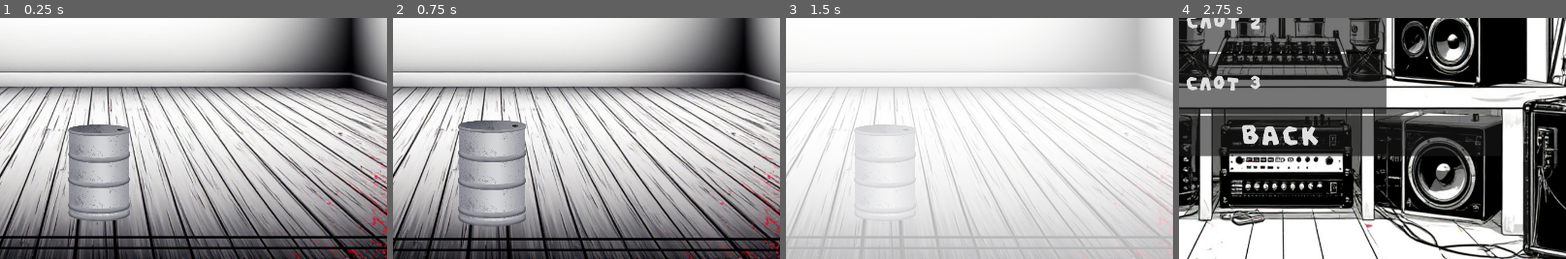
Above: before the commit, frames 1-4 (left to right).
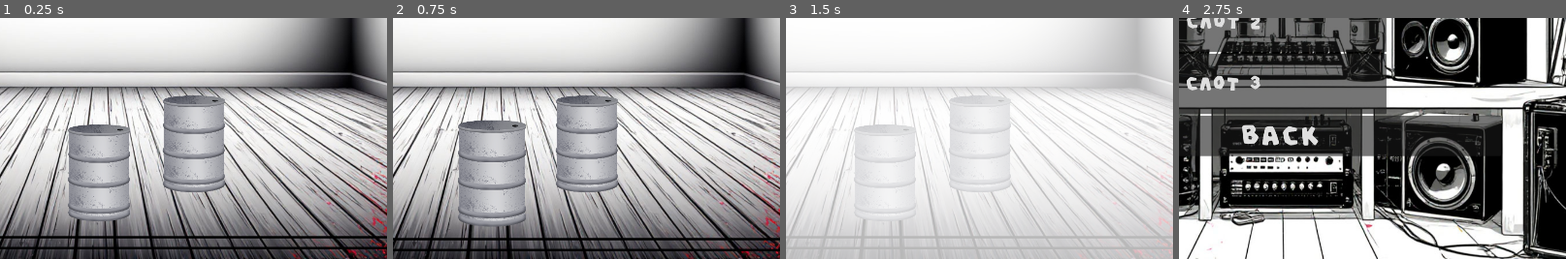
Above: after the commit, the same moments.

Repository: otumno/Bandgo
Game: Godot game, scene res://project/scenes/Game.tscn
The game is run twice, just before and just after one commit, with the same random seed, the same clock (stepped at 60 frames per second) and the same inputs. This scene is started directly instead of the project's main scene.
Inputs (mouse positions are % of the whole screen's width and height, from its top left):
- Up to frame 1 (0.25 s): no input
- Up to frame 2 (0.75 s): tap Enter at 0.5 s; move the mouse to (49, 82) at 0.52 s; click (49, 82) at 0.67 s
- Up to frame 3 (1.5 s): click "BACK" at 1.25 s
- Up to frame 4 (2.75 s): click "GAME" at 2 s
The pictures show only the part of the screen within x 37-87%, y 50-100%; the shares and areas given below are measured in that part.

The runs differ from the first frame. In frame 1, 5.4% of the frame differs, in the area x 42-59%, y 32-73%; in frame 2, 5.4%; in frame 3, 1.9%; in frame 4, nothing differs.

Commit message:
Save before autopattern manager

Diff:
--- a/project/scenes/BPMGenerator.tscn
+++ b/project/scenes/BPMGenerator.tscn
@@ -7,7 +7,7 @@
 
 [node name="BpmManager" type="Node"]
 script = ExtResource("1_7n0pn")
-bpm = 170
+bpm = 200
 metronome_pattern = Array[int]([1, 0, 2, 0, 2, 0, 2, 0])
 metronome_sounds = Array[AudioStream]([ExtResource("2_6rr8p"), ExtResource("3_3r4sx"), ExtResource("4_3r4sx")])
 metadata/_custom_type_script = "uid://c75nob438sph0"
--- a/project/scenes/Game.tscn
+++ b/project/scenes/Game.tscn
@@ -11,12 +11,13 @@
 [ext_resource type="AudioStream" uid="uid://hd3rxq44mh6f" path="res://project/assets/sounds/Tic.mp3" id="9_xewpq"]
 [ext_resource type="Texture2D" uid="uid://degv8ksy8ppva" path="res://project/assets/textures/—Pngtree—iron drum_4431249.png" id="10_a6cnm"]
 [ext_resource type="Script" uid="uid://cyi4htwqahhjt" path="res://project/scripts/Instrument.gd" id="10_mvo24"]
-[ext_resource type="AudioStream" uid="uid://cks06x3rce5ct" path="res://project/assets/sounds/791446__micah10__floor-tom-16.wav" id="11_qo2pe"]
-[ext_resource type="AudioStream" uid="uid://dpjry6d4p7730" path="res://project/assets/sounds/steel-bench-hit4-89132.mp3" id="12_5gtpa"]
+[ext_resource type="AudioStream" uid="uid://b8obbfx45w55r" path="res://project/assets/sounds/Barrel_Tom.ogg" id="14_nooqs"]
 [ext_resource type="Script" uid="uid://df1wy3kgm5iwy" path="res://project/scripts/PlayerUI.gd" id="14_qo2pe"]
+[ext_resource type="AudioStream" uid="uid://cexwuu2jf8lbn" path="res://project/assets/sounds/Barrel_Fail.ogg" id="15_ftep8"]
 [ext_resource type="Script" uid="uid://cckliyyl5npbh" path="res://project/scripts/BPM_SpritePulser.gd" id="15_nooqs"]
 [ext_resource type="Texture2D" uid="uid://bwobsrgdgjyrg" path="res://project/assets/textures/FRAME_1.png" id="16_ftep8"]
 [ext_resource type="Texture2D" uid="uid://dv6pg3jv73gwi" path="res://project/assets/textures/FRAME_2.png" id="17_27fkg"]
+[ext_resource type="AudioStream" uid="uid://cr5hogfgnr608" path="res://project/assets/sounds/622224__nlux__nlux-hippy-tom-tom-19-gb1.wav" id="17_ftep8"]
 
 [sub_resource type="RectangleShape2D" id="RectangleShape2D_f3117"]
 size = Vector2(149, 241)
@@ -76,9 +77,10 @@
 
 [node name="Instrument_Barrel" type="Area2D" parent="."]
 script = ExtResource("10_mvo24")
-correct_sound_pattern = Array[AudioStream]([ExtResource("11_qo2pe"), ExtResource("11_qo2pe")])
-fail_sound = ExtResource("12_5gtpa")
-first_click_sound = ExtResource("11_qo2pe")
+correct_sound_pattern = Array[AudioStream]([ExtResource("14_nooqs"), ExtResource("14_nooqs")])
+fail_sound = ExtResource("15_ftep8")
+first_click_sound = ExtResource("14_nooqs")
+rhythm_window_ms = 70.0
 
 [node name="Sprite2D" type="Sprite2D" parent="Instrument_Barrel"]
 position = Vector2(950, 975)
@@ -87,6 +89,22 @@
 
 [node name="CollisionShape2D" type="CollisionShape2D" parent="Instrument_Barrel"]
 position = Vector2(949.5, 985.5)
+shape = SubResource("RectangleShape2D_f3117")
+
+[node name="Instrument_Barrel2" type="Area2D" parent="."]
+script = ExtResource("10_mvo24")
+correct_sound_pattern = Array[AudioStream]([ExtResource("17_ftep8"), ExtResource("17_ftep8")])
+fail_sound = ExtResource("15_ftep8")
+first_click_sound = ExtResource("17_ftep8")
+rhythm_window_ms = 70.0
+
+[node name="Sprite2D" type="Sprite2D" parent="Instrument_Barrel2"]
+position = Vector2(1185, 903)
+scale = Vector2(0.191, 0.191)
+texture = ExtResource("10_a6cnm")
+
+[node name="CollisionShape2D" type="CollisionShape2D" parent="Instrument_Barrel2"]
+position = Vector2(1185, 916)
 shape = SubResource("RectangleShape2D_f3117")
 
 [node name="Control" type="Control" parent="." node_paths=PackedStringArray("player_name_label", "score_label")]
Not shown, added: project/assets/sounds/622224__nlux__nlux-hippy-tom-tom-19-gb1.wav.import
Not shown, added: project/assets/sounds/Barrel_Fail.ogg.import
Not shown, added: project/assets/sounds/Barrel_Tom.ogg.import
Not shown, added: project/assets/sounds/xylophon-loop-125-bpm-12-8965.mp3.import
Not shown: 1 places in project/scenes/Game.tscn that only renumber resources
Not shown, added: project/assets/sounds/622224__nlux__nlux-hippy-tom-tom-19-gb1.wav
Not shown, added: project/assets/sounds/Barrel_Fail.ogg
Not shown, added: project/assets/sounds/Barrel_Tom.ogg
Not shown, added: project/assets/sounds/xylophon-loop-125-bpm-12-8965.mp3
